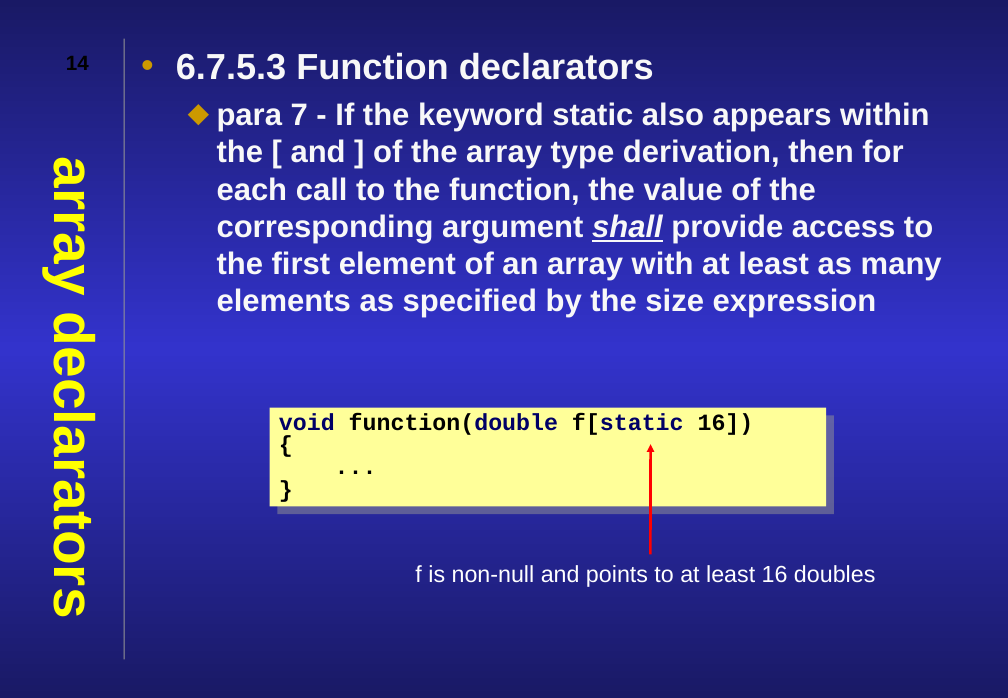
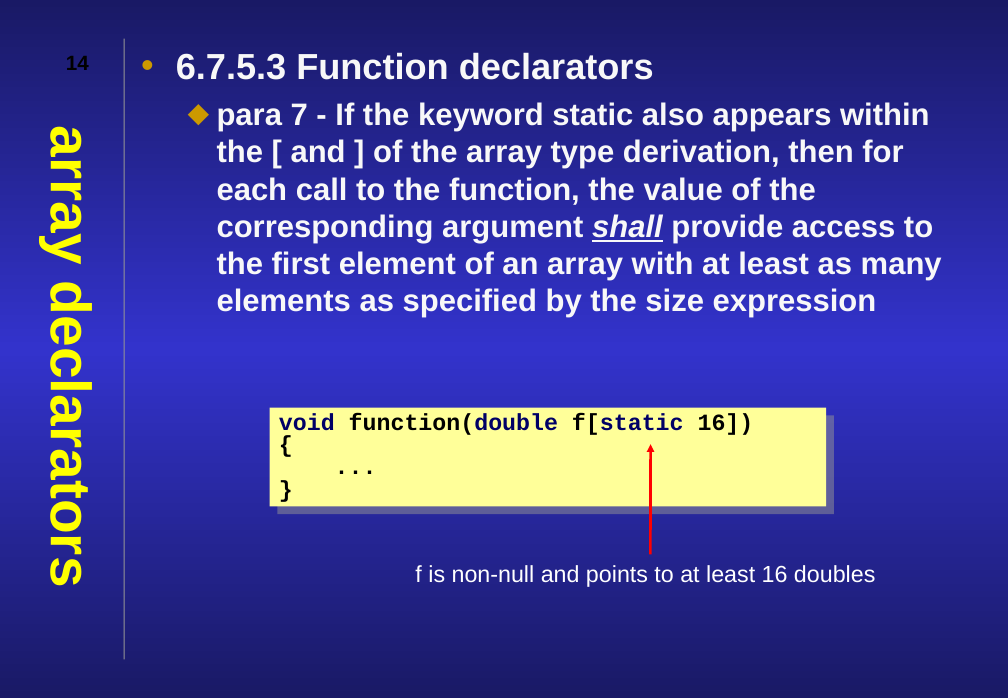
Before and after one commit to JonJagger/two-day-courses, a slide deck: slide 14 of ca/5 Arrays.odp. Drawn at 1008x698 pixels with LibreOffice and Linux fonts; fonts in the diff are those of the drawing. Boxes give left, top, right and bottom in pixels: in the first picture for what was removed or moved away, otherwise in the second. Text is boxed around its words. In the diff, an @@ line names an element or a change of style, - is before the commit and + after.

```diff
--- a/ca/5 Arrays.odp
+++ b/ca/5 Arrays.odp
@@ title "array declarators" at [39, 139, 102, 578]: vertical alignment top to middle @@
```
Also in this commit, not shown: 15 other slides changed, 16 other files.
